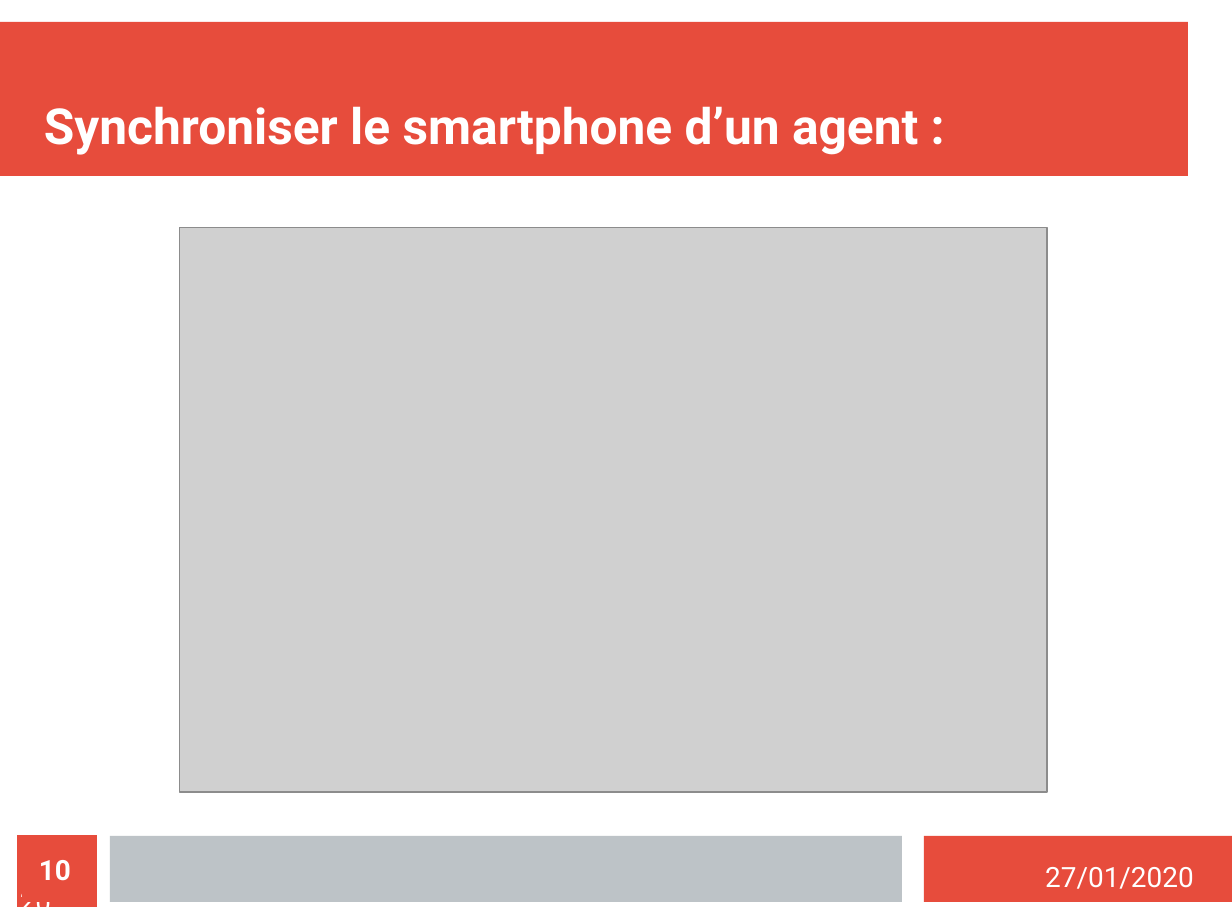
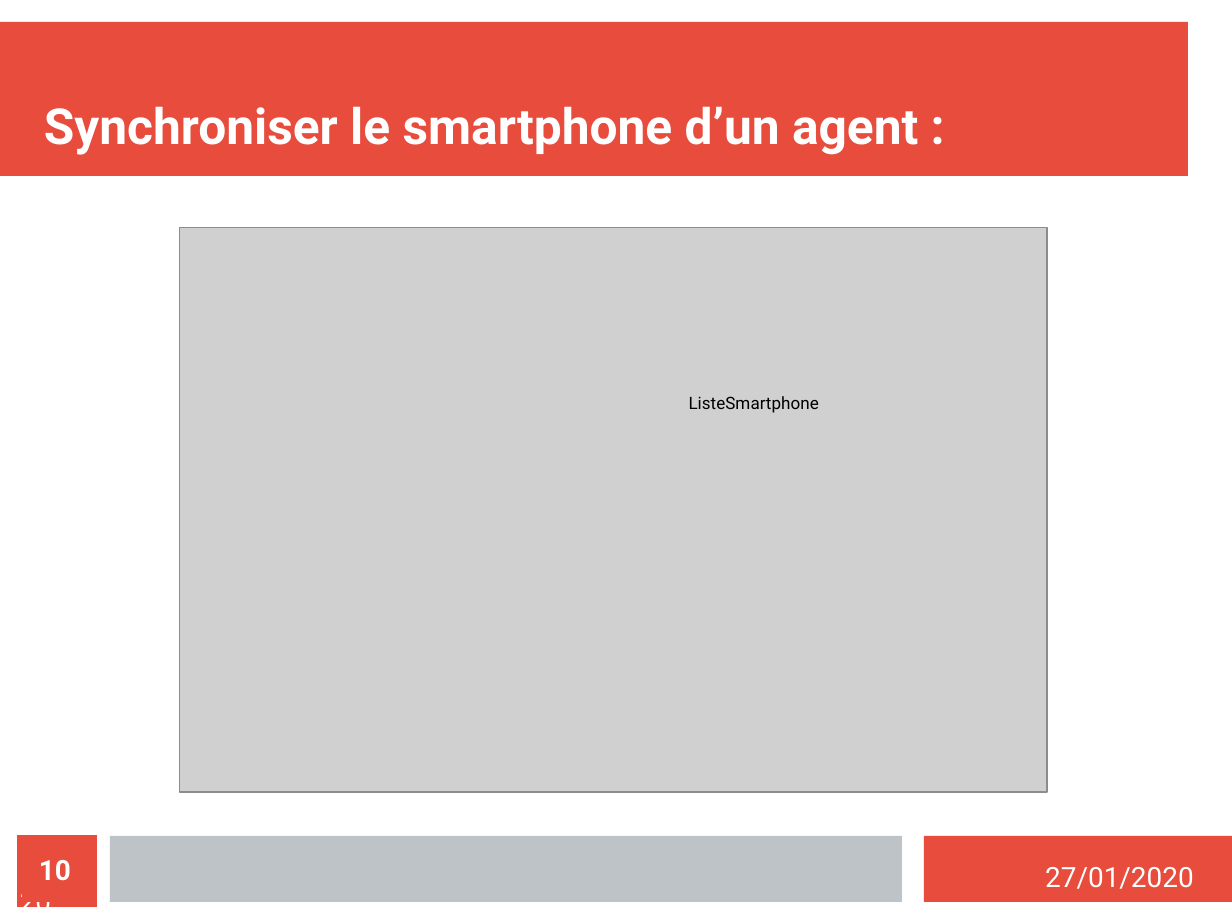
Before and after one commit to MezeretteBrice/Projet_Ronde, a slide deck: slide 10 of SOUTENANCE/Revue1/Revue1_HUREAU.odp. Drawn at 1232x924 pixels with LibreOffice and Linux fonts; fonts in the diff are those of the drawing; grey boxes stand for pictures. Boxes give left, top, right and bottom in pixels: in the first picture for what was removed or moved away, otherwise in the second. Text is boxed around its words. In the diff, an @@ line names an element or a change of style, - is before the commit and + after.

Commit message:
Mise a jour 2

```diff
--- a/SOUTENANCE/Revue1/Revue1_HUREAU.odp
+++ b/SOUTENANCE/Revue1/Revue1_HUREAU.odp
@@ text added at (689,396,819,413), 11 pt, text #000000 @@
+ListeSmartphone
```
